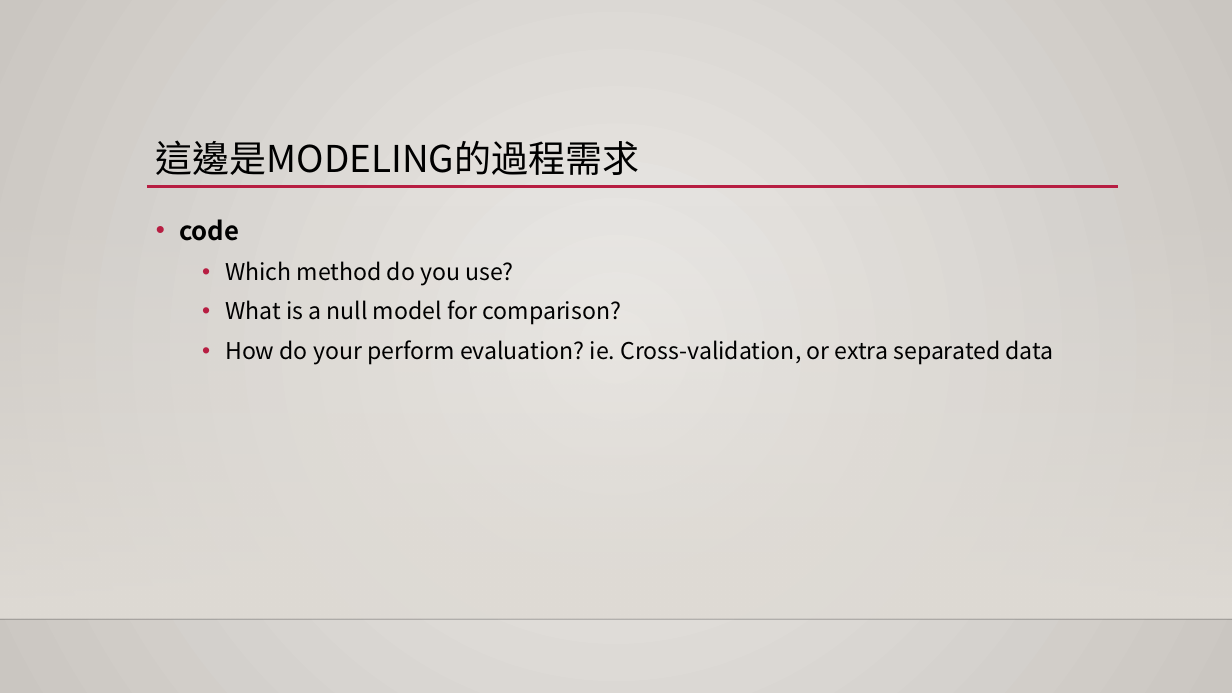
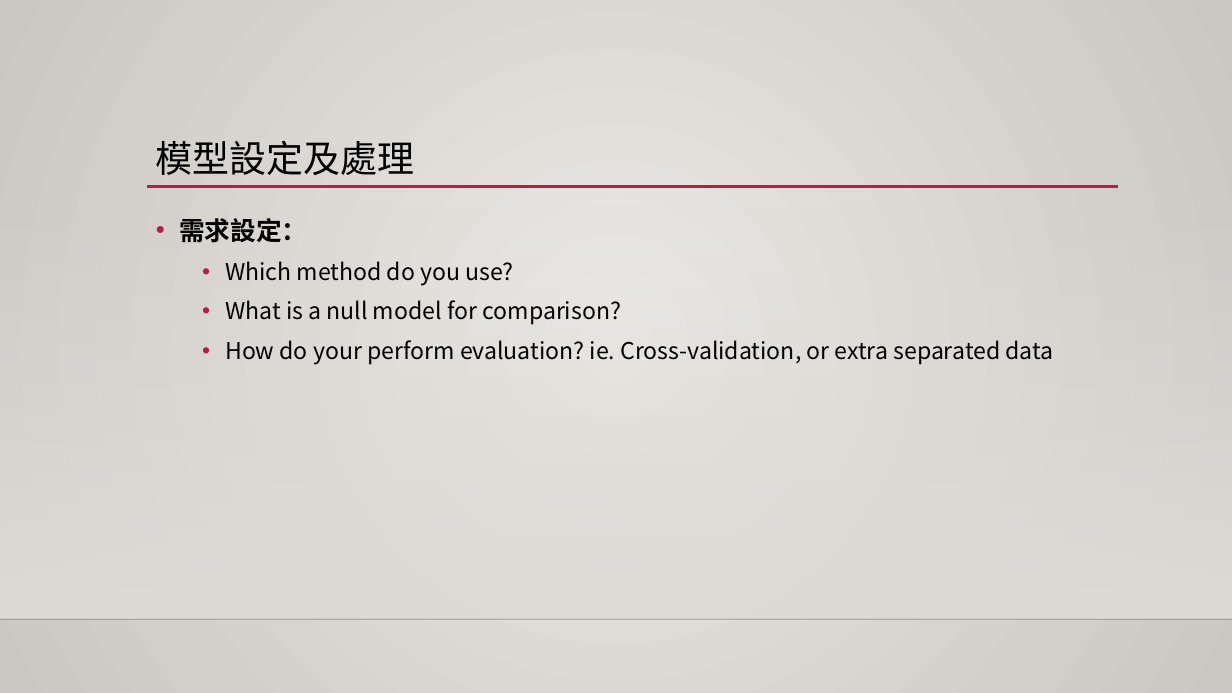
Before and after one commit to 1082-datascience/finalproject-finalproject-1082ds_group3, a slide deck: slide 27 of docs/final_report.pptx (slide 26 before the commit). Drawn at 1232x693 pixels with LibreOffice and Linux fonts; fonts in the diff are those of the drawing; background and template pictures are left out. Boxes give left, top, right and bottom in pixels: in the first picture for what was removed or moved away, otherwise in the second. Text is boxed around its words. In the diff, an @@ line names an element or a change of style, - is before the commit and + after.

```diff
--- a/docs/final_report.pptx
+++ b/docs/final_report.pptx
@@ title at box(156, 141, 415, 175): text changed @@
-這邊是MODELING的過程需求
+模型設定及處理
@@ text at box(179, 218, 307, 243): text changed @@
-• code
+• 需求設定：
```
Also in this commit, not shown: 11 other slides changed, 3 slides added.
